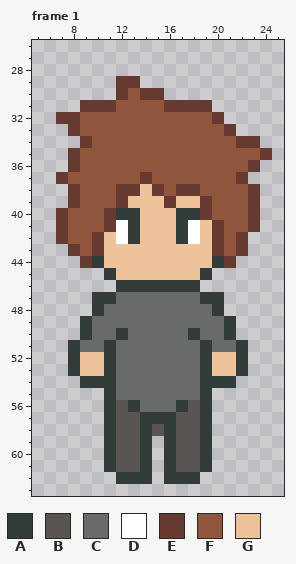
A pixel-art file gets an edit: characters.aseprite. Above is the file before it was changed.
32x64 pixels, 2 frames. Shown: frame 1: x 5..25, y 26..63. The commit also changed other frames, which this record leaves out.
Palette (. is transparent): A #323c39  B #595652  C #696a6a  D #ffffff  E #663931  F #8f563b  G #eec39a
And afterwards:
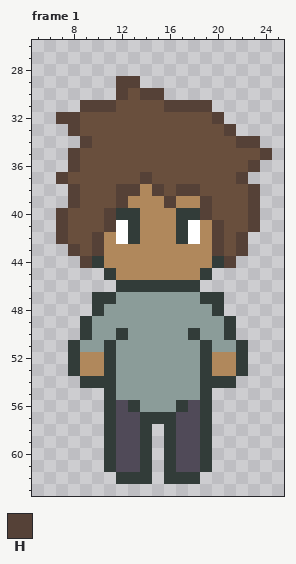
Colours new in this view: H #554137
What changed:
layer "Body/pants" added
layer "Shirt" added
layer "Skin" added
layer "Hair Style 2" added
layer "Layer 1" removed
@@ palette @@
-B #595652
+B #504a58
-C #696a6a
+C #8b9c99
-F #8f563b
+F #694f3d
-G #eec39a
+G #b0885c
--- frame 1
@@ x 5..25 @@
 28 .....................
-29 .......EE............
-30 .......EFEE..........
-31 ....EEEFFFFEEEE......
-32 ..EEFFFFFFFFFFFE.....
-33 ...EFFFFFFFFFFFFE....
-34 ....EFFFFFFFFFFFFEE..
-35 ...EFFFFFFFFFFFFFFFE.
-36 ...EFFFFFFFFFFFFFFE..
-37 ..EFFFFFFEFFFFFFFE...
-38 ...EFFFEEGEFEEFFFFE..
-39 ...EFFFEGGGEGGEFFFE..
-40 ..EFFFEAAGGGAAEFFFE..
-41 ..EFFFEDAGGGADGEFFE..
-42 ..EFFEGDAGGGADGEFE...
-43 ...EFEGGGGGGGGGEFE...
-44 ....EAGGGGGGGGGAE....
+29 .......HH............
+30 .......HFHH..........
+31 ....HHHFFFFHHHH......
+32 ..HHFFFFFFFFFFFH.....
+33 ...HFFFFFFFFFFFFH....
+34 ....HFFFFFFFFFFFFHH..
+35 ...HFFFFFFFFFFFFFFFH.
+36 ...HFFFFFFFFFFFFFFH..
+37 ..HFFFFFFHFFFFFFFH...
+38 ...HFFFHHGHFHHFFFFH..
+39 ...HFFFHGGGHGGHFFFH..
+40 ..HFFFHAAGGGAAHFFFH..
+41 ..HFFFHDAGGGADGHFFH..
+42 ..HFFHGDAGGGADGHFH...
+43 ...HFHGGGGGGGGGHFH...
+44 ....HAGGGGGGGGGAH....
 45 ......AGGGGGGGA......
@@ x 13..17 @@
 57 BAAAB
-58 BABAB
+58 BA.AB
 59 BA.AB
Boxes around the changes in both pictures, in picture pixels (x1, y1, x2, y2):
changed: (56, 76, 272, 472)
